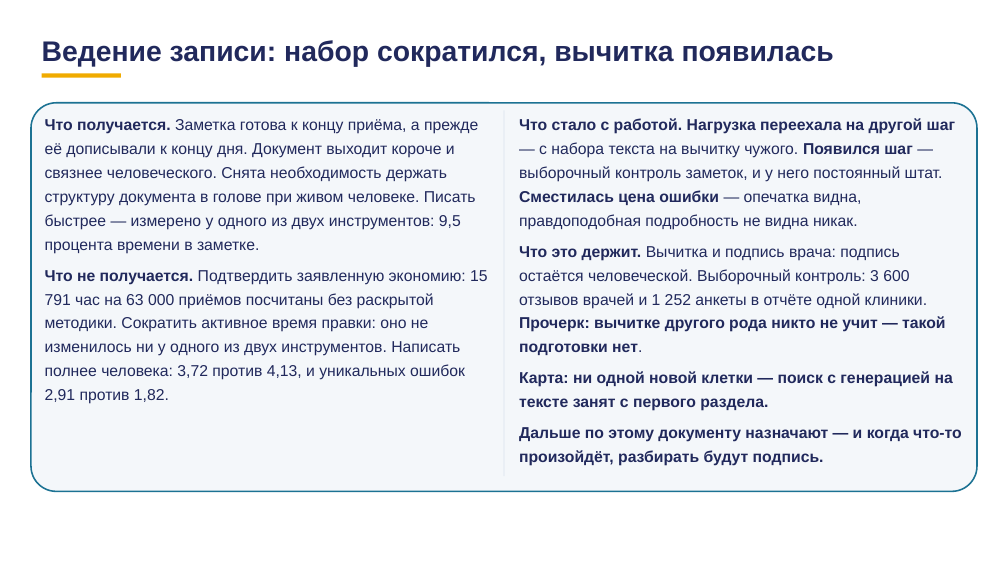
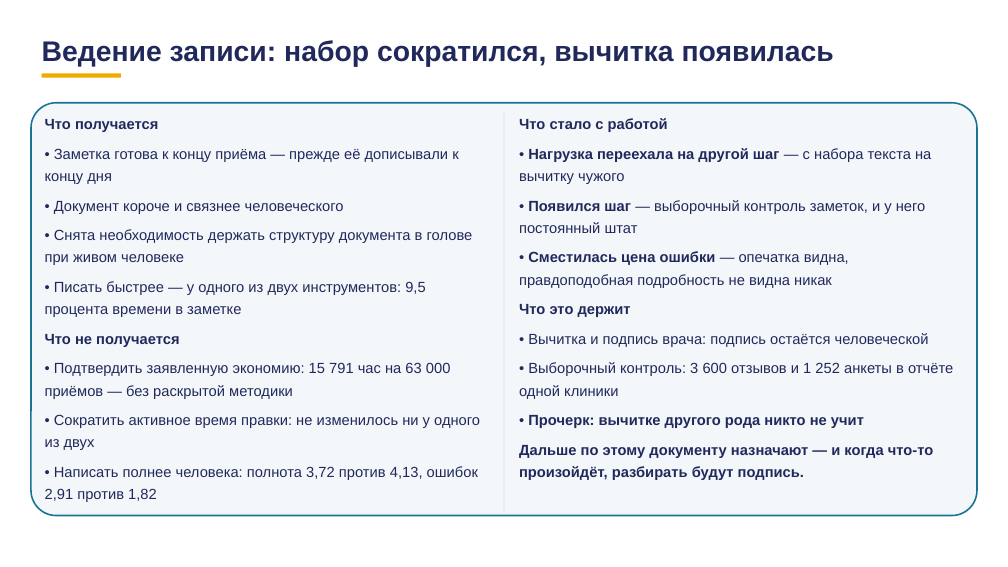
Before and after one commit to tellina-study/AI-usage-lessons, a slide deck: slide 63 of library/lectures/lec-07/rework/deck/lec-07-karkas.pptx (slide 59 before the commit). Drawn at 1008x567 pixels with LibreOffice and Linux fonts; fonts in the diff are those of the drawing. Boxes give left, top, right and bottom in pixels: in the first picture for what was removed or moved away, otherwise in the second. Text is boxed around its words. In the diff, an @@ line names an element or a change of style, - is before the commit and + after.

```diff
--- a/library/lectures/lec-07/rework/deck/lec-07-karkas.pptx
+++ b/library/lectures/lec-07/rework/deck/lec-07-karkas.pptx
@@ rounded rectangle: place and size @@
-rounded rectangle at bbox=[31, 103, 977, 492]
+rounded rectangle at bbox=[31, 103, 977, 516]
@@ rounded rectangle at bbox=[31, 103, 977, 516]: proportions changed @@
@@ text at bbox=[45, 119, 480, 502]: text changed; size 15 to 14 pt @@
-Что получается. Заметка готова к концу приёма, а прежде её дописывали к концу дня. Документ выходит короче и связнее человеческого. Снята необходимость держать структуру документа в голове при живом человеке. Писать быстрее — измерено у одного из двух инструментов: 9,5 процента времени в заметке.
-Что не получается. Подтвердить заявленную экономию: 15 791 час на 63 000 приёмов посчитаны без раскрытой методики. Сократить активное время правки: оно не изменилось ни у одного из двух инструментов. Написать полнее человека: 3,72 против 4,13, и уникальных ошибок 2,91 против 1,82.
+Что получается
+• Заметка готова к концу приёма — прежде её дописывали к концу дня
+• Документ короче и связнее человеческого
+• Снята необходимость держать структуру документа в голове при живом человеке
+• Писать быстрее — у одного из двух инструментов: 9,5 процента времени в заметке
+Что не получается
+• Подтвердить заявленную экономию: 15 791 час на 63 000 приёмов — без раскрытой методики
+• Сократить активное время правки: не изменилось ни у одного из двух
+• Написать полнее человека: полнота 3,72 против 4,13, ошибок 2,91 против 1,82
@@ rectangle: place and size @@
-rectangle at bbox=[504, 110, 504, 476]
+rectangle at bbox=[504, 110, 504, 513]
@@ text at bbox=[519, 118, 953, 428]: text changed; size 15 to 14 pt @@
-Что стало с работой. Нагрузка переехала на другой шаг — с набора текста на вычитку чужого. Появился шаг — выборочный контроль заметок, и у него постоянный штат. Сместилась цена ошибки — опечатка видна, правдоподобная подробность не видна никак.
-Что это держит. Вычитка и подпись врача: подпись остаётся человеческой. Выборочный контроль: 3 600 отзывов врачей и 1 252 анкеты в отчёте одной клиники. Прочерк: вычитке другого рода никто не учит — такой подготовки нет.
-Карта: ни одной новой клетки — поиск с генерацией на тексте занят с первого раздела.
+Что стало с работой
+• Нагрузка переехала на другой шаг — с набора текста на вычитку чужого
+• Появился шаг — выборочный контроль заметок, и у него постоянный штат
+• Сместилась цена ошибки — опечатка видна, правдоподобная подробность не видна никак
+Что это держит
+• Вычитка и подпись врача: подпись остаётся человеческой
+• Выборочный контроль: 3 600 отзывов и 1 252 анкеты в отчёте одной клиники
+• Прочерк: вычитке другого рода никто не учит
@@ text at bbox=[519, 445, 933, 480]: size 15 to 14 pt in "Дальше по этому документу назначают — и ..." @@
```
Also in this commit, not shown: 78 other slides changed, 10 slides added, 3 slides removed, 1 other file.
